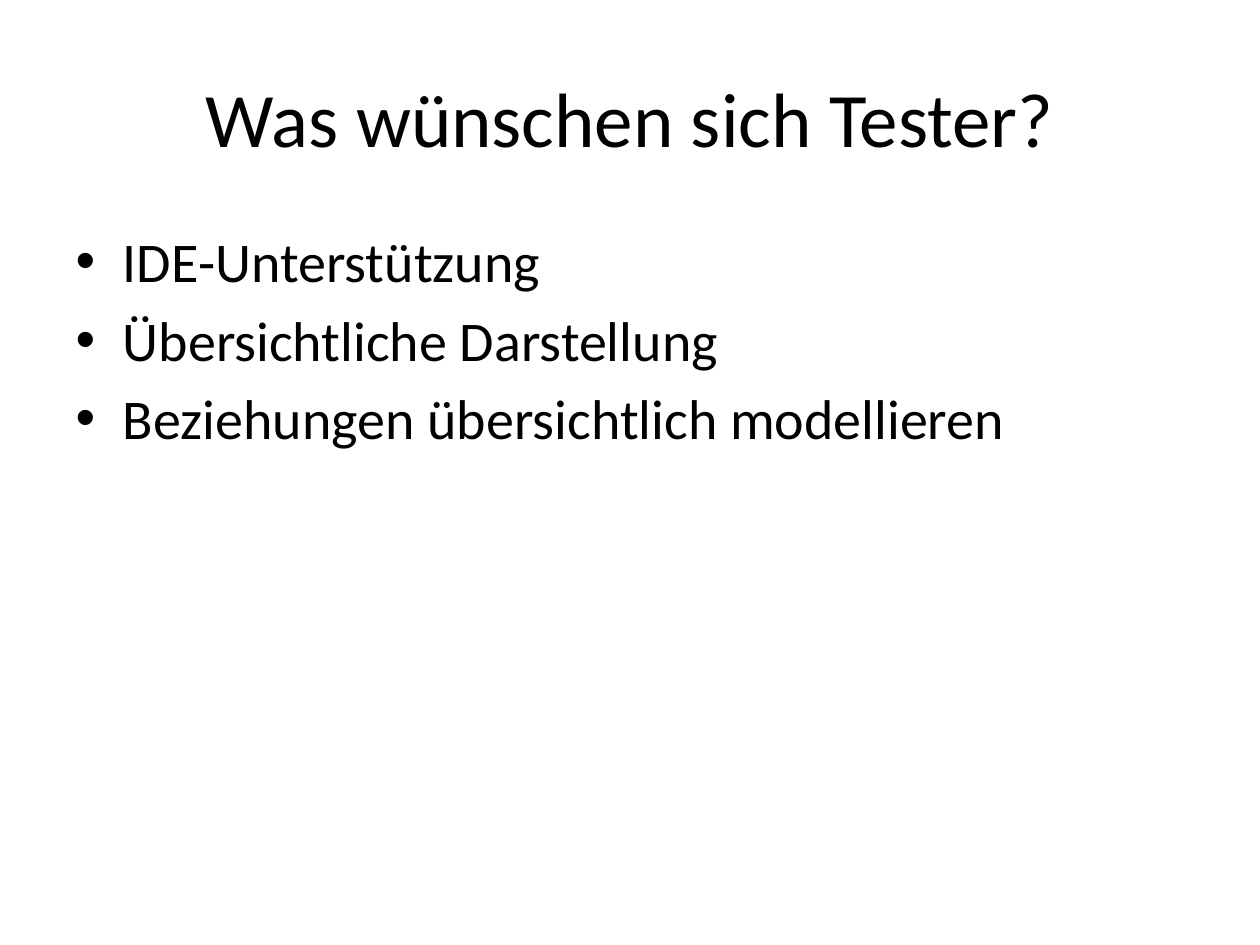
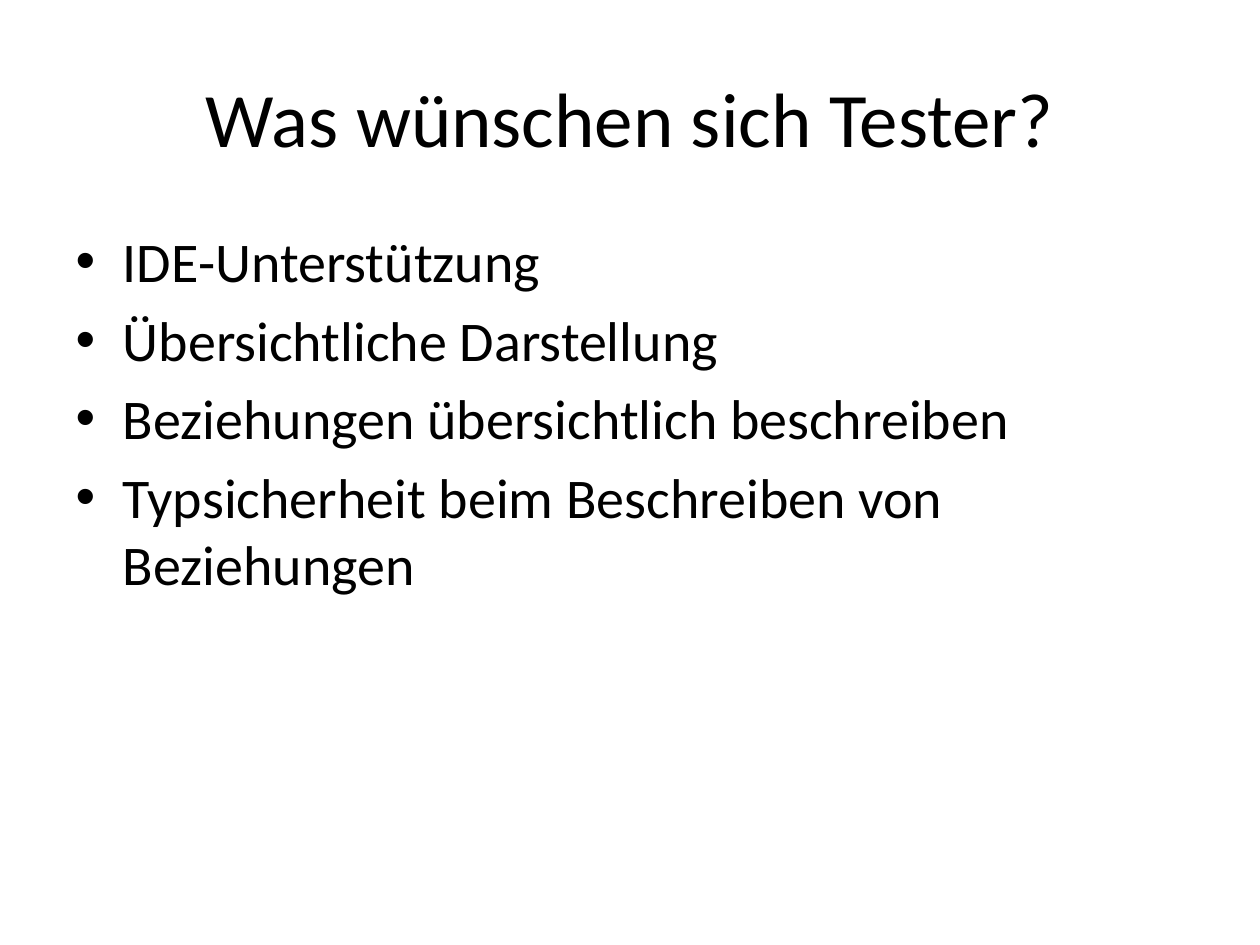
Before and after one commit to seerhein-lab/testdata-dsl, a slide deck: slide 4 of documentation/seitenbau/praesentation.pptx. Drawn at 1260x945 pixels with LibreOffice and Linux fonts; fonts in the diff are those of the drawing. Boxes give left, top, right and bottom in pixels: in the first picture for what was removed or moved away, otherwise in the second. Text is boxed around its words. In the diff, an @@ line names an element or a change of style, - is before the commit and + after.

```diff
--- a/documentation/seitenbau/praesentation.pptx
+++ b/documentation/seitenbau/praesentation.pptx
@@ text at [123,400,1008,595]: text changed @@
-• Beziehungen übersichtlich modellieren
+• Beziehungen übersichtlich beschreiben
+• Typsicherheit beim Beschreiben von Beziehungen
```
Also in this commit, not shown: 7 other slides changed.
